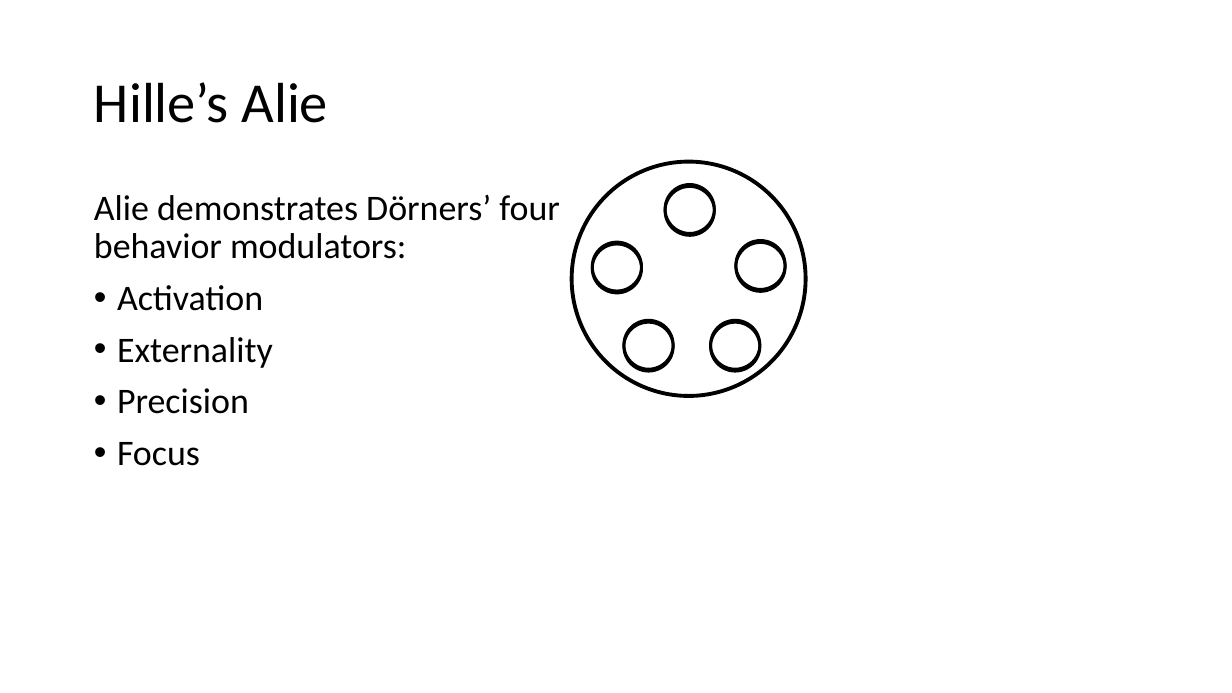
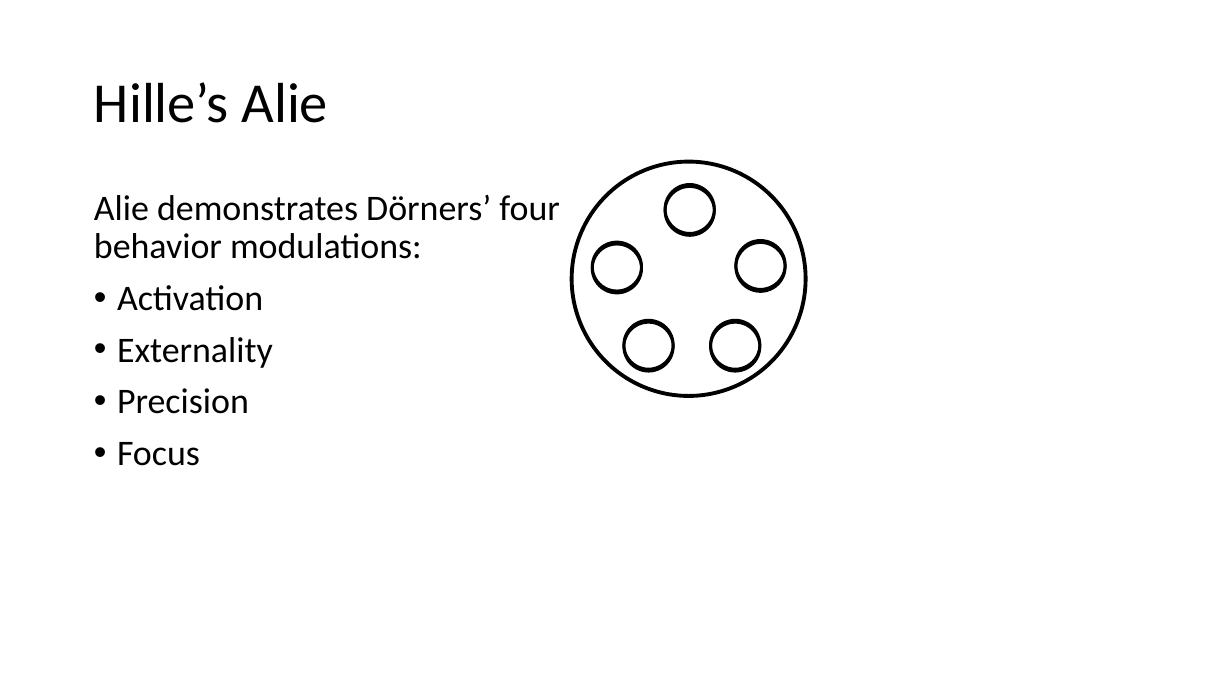
Before and after one commit to BenChurch/Fall2016, a slide deck: slide 31 of CISC879/ChapterPresentation/LectureSlidesCh8.pptx. Drawn at 1232x693 pixels with LibreOffice and Linux fonts; fonts in the diff are those of the drawing. Boxes give left, top, right and bottom in pixels: in the first picture for what was removed or moved away, otherwise in the second. Text is boxed around its words. In the diff, an @@ line names an element or a change of style, - is before the commit and + after.

```diff
--- a/CISC879/ChapterPresentation/LectureSlidesCh8.pptx
+++ b/CISC879/ChapterPresentation/LectureSlidesCh8.pptx
@@ text at box(94, 194, 559, 259): text changed @@
-Alie demonstrates Dörners’ four behavior modulators:
+Alie demonstrates Dörners’ four behavior modulations:
```
Also in this commit, not shown: 7 other slides changed, 10 other files.
